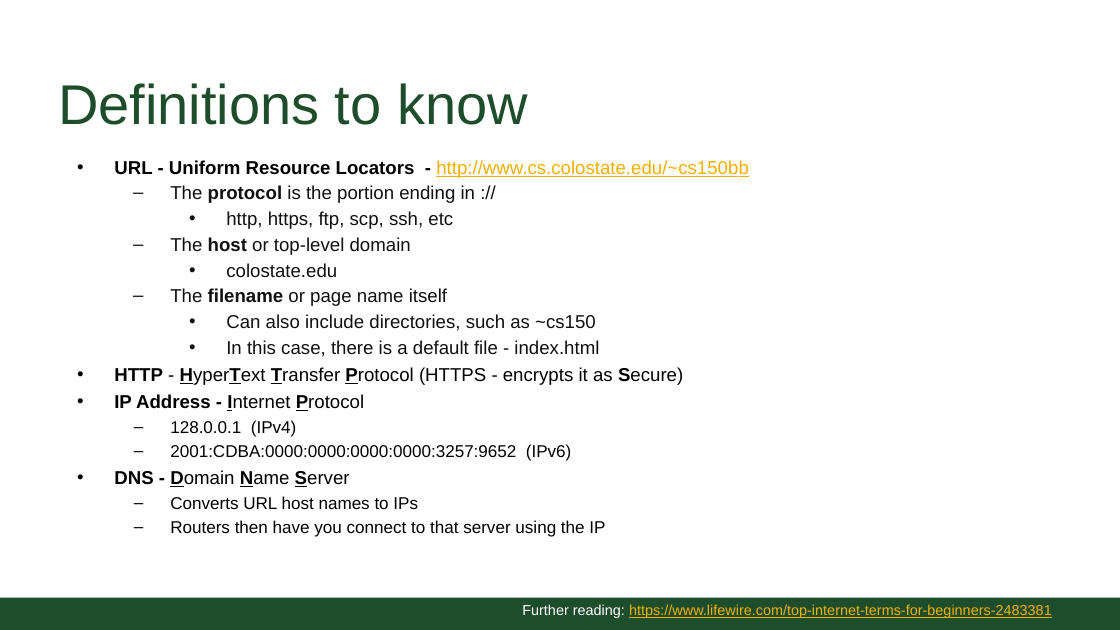
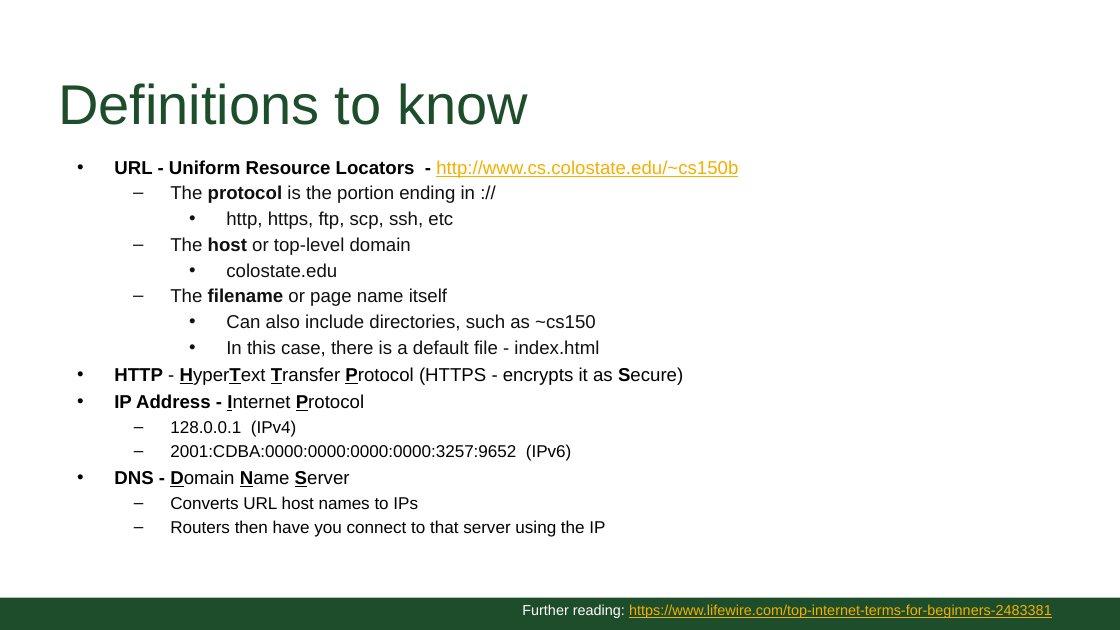
Before and after one commit to CSU-CS150B/handouts, a slide deck: slide 5 of Slides/On-Campus/09_01_1and0AddUp.pptx. Drawn at 1120x630 pixels with LibreOffice and Linux fonts; fonts in the diff are those of the drawing; background and template pictures are left out. Boxes give left, top, right and bottom in pixels: in the first picture for what was removed or moved away, otherwise in the second. Text is boxed around its words. In the diff, an @@ line names an element or a change of style, - is before the commit and + after.

```diff
--- a/Slides/On-Campus/09_01_1and0AddUp.pptx
+++ b/Slides/On-Campus/09_01_1and0AddUp.pptx
@@ text at (114, 160, 738, 178): text changed @@
-• URL - Uniform Resource Locators - http://www.cs.colostate.edu/~cs150bb
+• URL - Uniform Resource Locators - http://www.cs.colostate.edu/~cs150b
```
Also in this commit, not shown: 1 other slide changed, 1 slide added.
